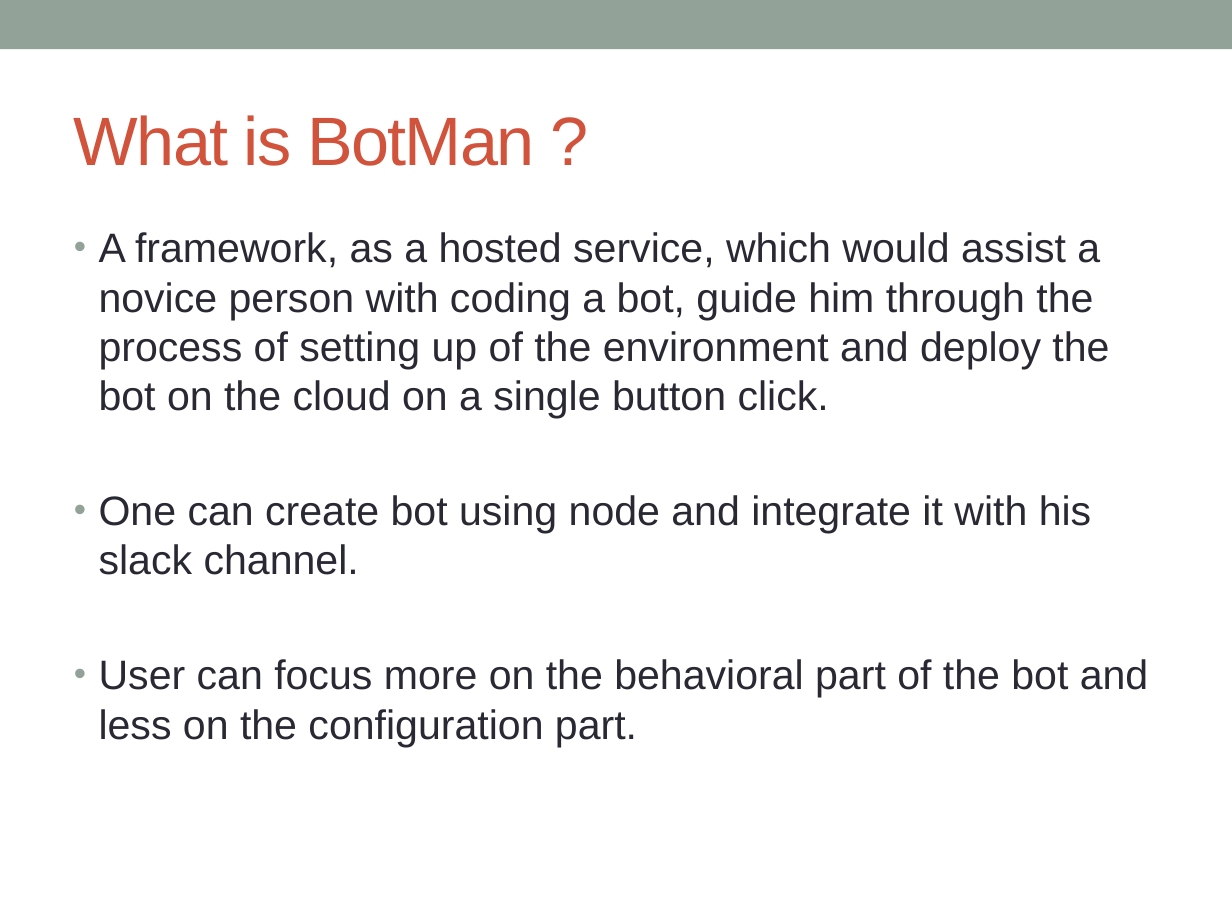
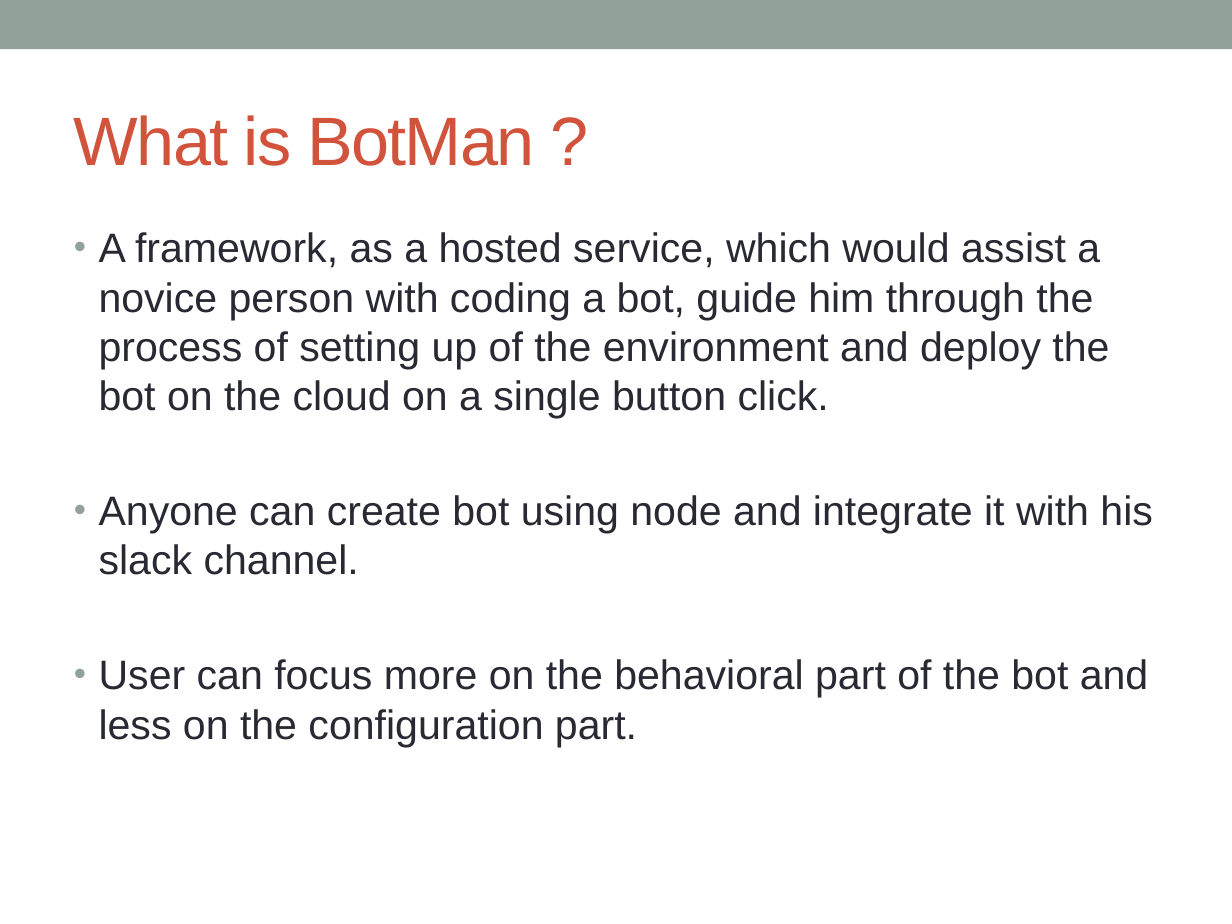
Before and after one commit to SJSU272Lab/Botman, a slide deck: slide 2 of Documents/Presentation.pptx. Drawn at 1232x924 pixels with LibreOffice and Linux fonts; fonts in the diff are those of the drawing. Boxes give left, top, right and bottom in pixels: in the first picture for what was removed or moved away, otherwise in the second. Text is boxed around its words. In the diff, an @@ line names an element or a change of style, - is before the commit and + after.

```diff
--- a/Documents/Presentation.pptx
+++ b/Documents/Presentation.pptx
@@ text at bbox=[99, 495, 1153, 575]: text changed @@
-• One can create bot using node and integrate it with his slack channel.
+• Anyone can create bot using node and integrate it with his slack channel.
```
Also in this commit, not shown: 1 other slide changed, 11 other files.
